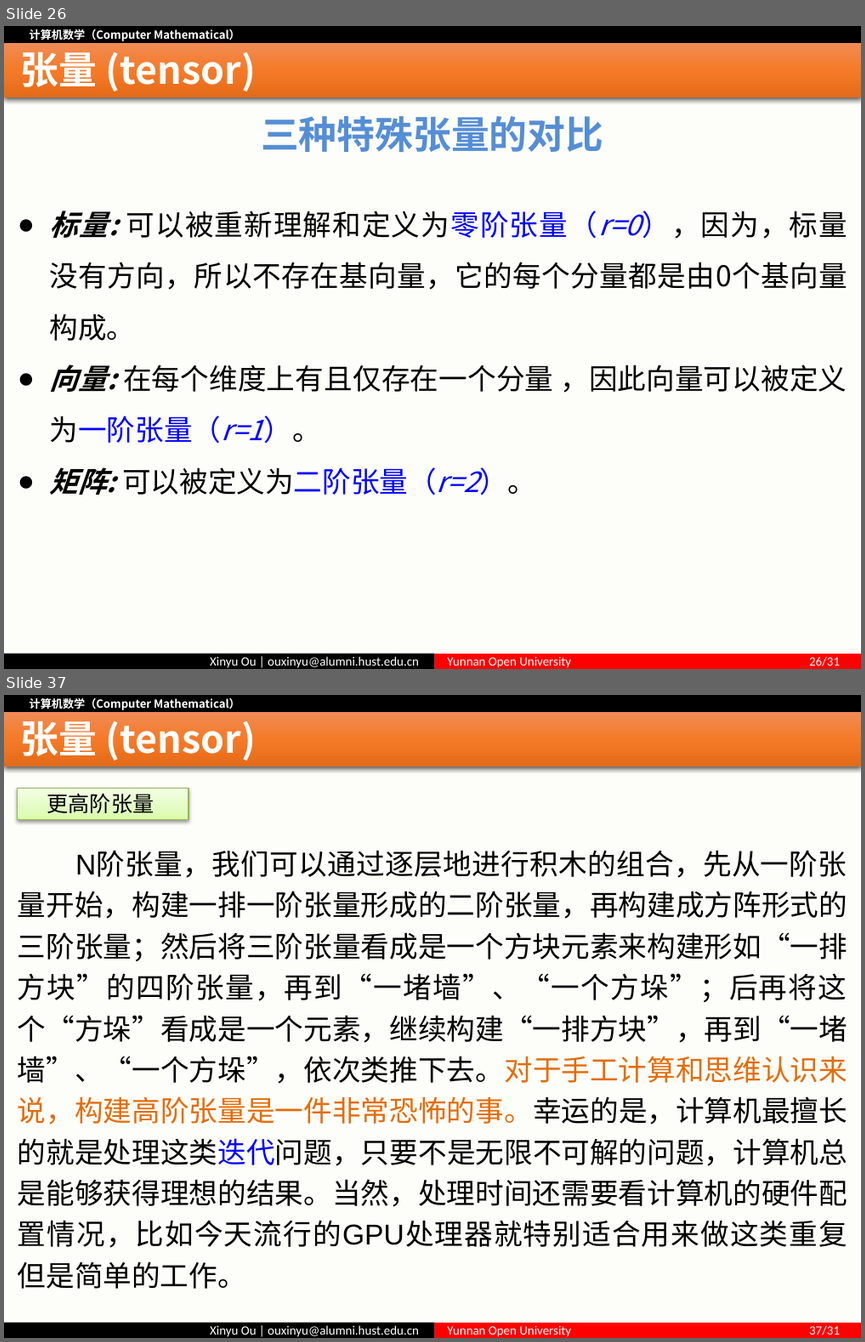
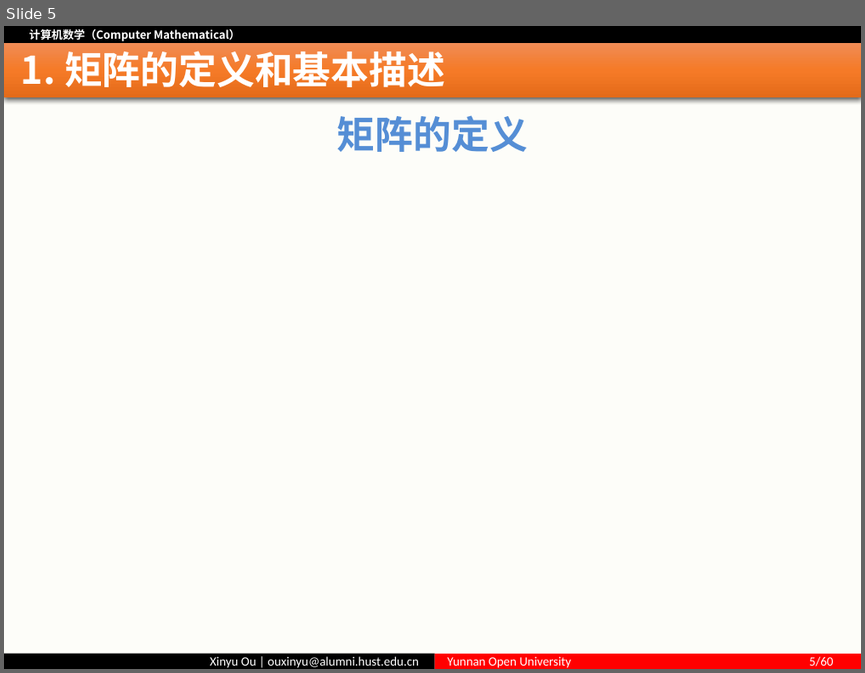
Before and after one commit to ouxinyu/Teaching, a slide deck: ComputerMath/PPT/第04讲 矩阵.pptx. Shown one above the other, each under a label of ours: slides 26 and 37 before the commit, slide 5 after it; the slides between them are not shown. The pictures are 865x1342 and 865x673 pixels, drawn with LibreOffice and Linux fonts; fonts in the diff are those of the drawing; grey boxes stand for pictures. Boxes give left, top, right and bottom in pixels: in the first picture for what was removed or moved away, otherwise in the second. Text is boxed around its words. In the diff, an @@ line names an element or a change of style, - is before the commit and + after.

Commit message:
new chapter
计算机数学新增矩阵章节，修订其他细节的错误，更新数学和机器学习的课程首页

```diff
--- a/ComputerMath/PPT/第04讲 矩阵.pptx
+++ b/ComputerMath/PPT/第04讲 矩阵.pptx
@@ slide 37 removed at <box>4,695,861,1338</box>, background #FFFFFF; not listed: 5 template elements that a slide beside it also shows @@
@@ title removed at <box>21,721,256,763</box> @@
-张量 (tensor)
@@ rectangle removed at <box>17,788,188,819</box> @@
-更高阶张量
@@ text removed at <box>18,851,847,1288</box> @@
-N阶张量，我们可以通过逐层地进行积木的组合，先从一阶张量开始，构建一排一阶张量形成的二阶张量，再构建成方阵形式的三阶张量；然后将三阶张量看成是一个方块元素来构建形如“一排方块”的四阶张量，再到“一堵墙”、“一个方垛”；后再将这个“方垛”看成是一个元素，继续构建“一排方块”，再到“一堵墙”、“一个方垛”，依次类推下去。对于手工计算和思维认识来说，构建高阶张量是一件非常恐怖的事。幸运的是，计算机最擅长的就是处理这类迭代问题，只要不是无限不可解的问题，计算机总是能够获得理想的结果。当然，处理时间还需要看计算机的硬件配置情况，比如今天流行的GPU处理器就特别适合用来做这类重复但是简单的工作。
@@ what was slide 26 is now slide 5 @@
@@ slide 5 changed as well @@
@@ title at <box>21,51,445,94</box>: text changed @@
-张量 (tensor)
+1. 矩阵的定义和基本描述
@@ text at <box>337,115,528,152</box>: text changed @@
-三种特殊张量的对比
+矩阵的定义
@@ text removed at <box>50,210,847,494</box> @@
-● 标量: 可以被重新理解和定义为零阶张量（r=0），因为，标量没有方向，所以不存在基向量，它的每个分量都是由0个基向量构成。
-● 向量: 在每个维度上有且仅存在一个分量 ，因此向量可以被定义为一阶张量（r=1）。
-● 矩阵: 可以被定义为二阶张量（r=2）。
@@ text in rectangle at <box>447,656,833,668</box>: text changed @@
-Yunnan Open University 26/31
+Yunnan Open University 5/60
```
Also in this commit, not shown: 4 other slides changed, 53 slides added, 32 other slides removed, 34 other files.
